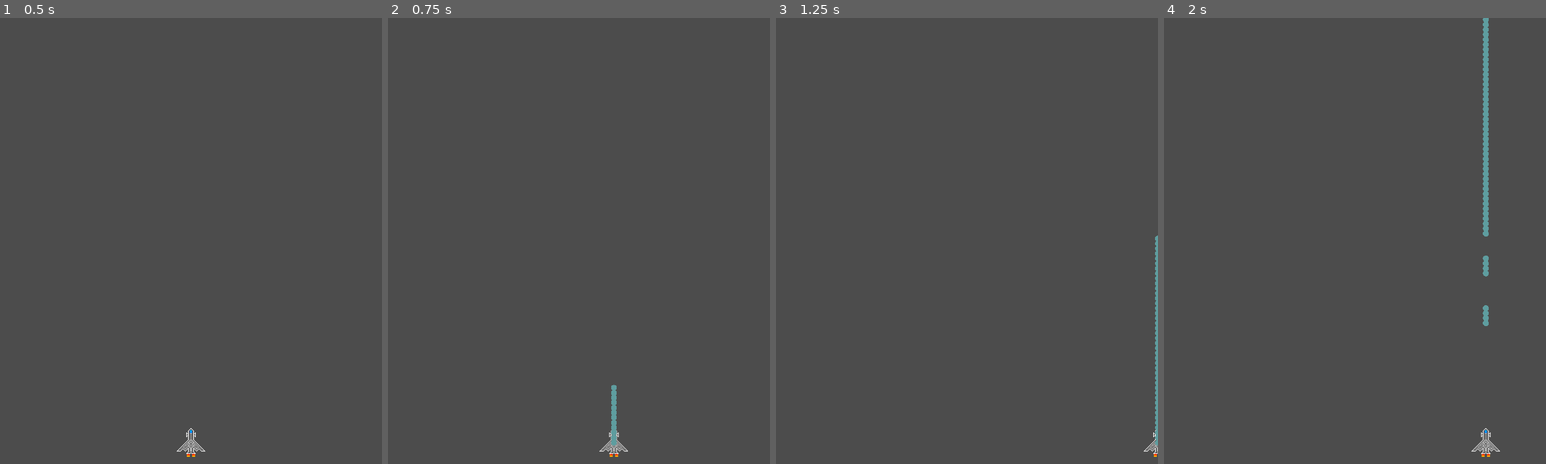
Above: before the commit, frames 1-4 (left to right).
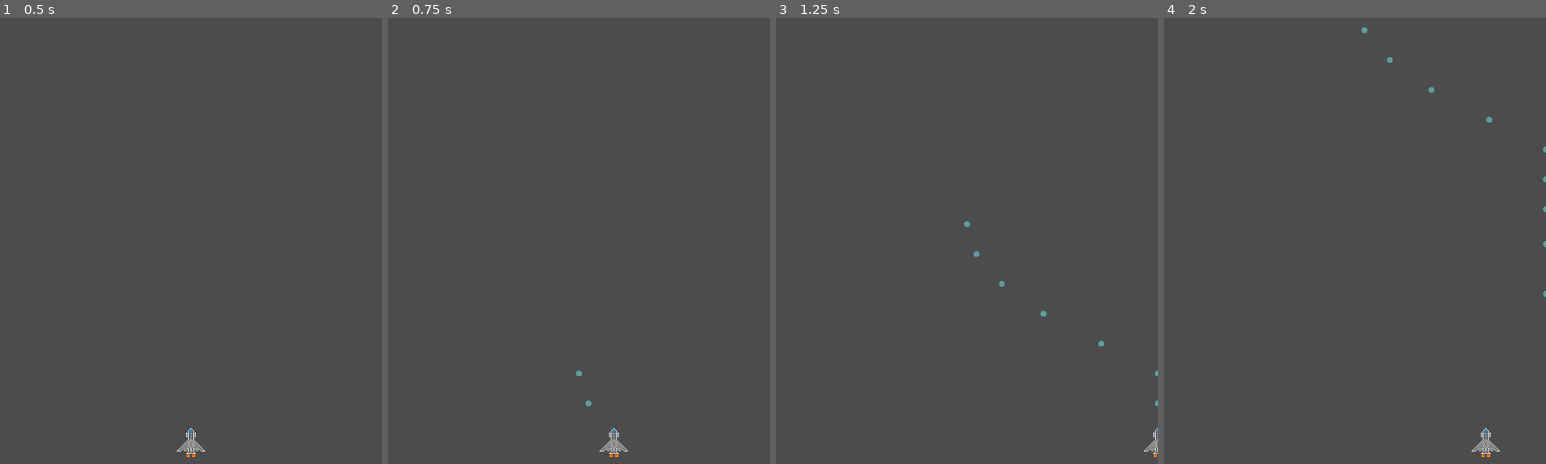
Above: after the commit, the same moments.

Repository: CAABAG/Pixel-Invaders
Game: Godot game, scene res://res/scenes/Main.tscn
Same seed, same stepped clock (60 frames per second), same inputs: the game is played once before the commit and once after it. The project has no main scene, so this scene is started directly.
Inputs (mouse positions are in pixels of both pictures, inside the frame that each line leads up to):
- Up to frame 1 (0.5 s): no input
- Up to frame 2 (0.75 s): tap Enter at 0.5 s; move the mouse to (663, 232) at 0.52 s; hold Right (ui_right) from 0.53 s (still down); hold Ctrl from 0.53 s (still down); click (663, 232) at 0.67 s
- Up to frame 3 (1.25 s): keep holding Right (ui_right); keep holding Ctrl; tap Space at 0.77 s
- Up to frame 4 (2 s): move the mouse to (1278, 281) at 1.27 s; release Right (ui_right) at 1.28 s; release Ctrl at 1.28 s; hold Left (ui_left) from 1.28 s (still down); tap Ctrl at 1.35 s; tap Space at 1.52 s

Frame 1 is identical in both runs. In frame 2, 0.2% of the frame differs, in the area x 49-60%, y 78-96%; in frame 3, 0.4%; in frame 4, 0.9%, in the area x 51-100%, y 0-70%.

Commit message:
Fix bullets' spawn location and shooting

Diff:
--- a/res/scenes/Player.tscn
+++ b/res/scenes/Player.tscn
@@ -17,6 +17,7 @@
 __meta__ = {
 "_edit_group_": true
 }
+Bullet = ExtResource( 3 )
 
 [node name="AnimatedSprite" type="AnimatedSprite" parent="."]
 frames = SubResource( 1 )
--- a/src/Player.gd
+++ b/src/Player.gd
@@ -3,6 +3,8 @@
 var screen_size
 var movement = 0
 var speed = 90
+var shot_timestamp = 0
+export (PackedScene) var Bullet
 
 enum Direction {RIGHT, LEFT}
 
@@ -47,10 +49,16 @@
 	if Input.is_key_pressed(KEY_CONTROL): should_shoot = true
 	if Input.is_mouse_button_pressed(BUTTON_LEFT): should_shoot = true
 	if (should_shoot):
-		var b = preload("res://res/scenes/Bullet.tscn").instance()
-		#owner.add_child(b)
-		add_child(b)
+		if OS.get_ticks_msec() - shot_timestamp < 100:
+			return
+
+		shot_timestamp = OS.get_ticks_msec()
+		var b = Bullet.instance()
+		b.position.x = position.x
+		var half_height = get_node("AnimatedSprite").get_sprite_frames().get_frame($AnimatedSprite.animation,0).get_size().y/2
+		b.position.y = position.y - half_height
 		b.is_player_owned = true
+		get_tree().get_root().add_child(b)
 
 func process_movement():
 	var is_right_pressed = Input.is_action_pressed("ui_right") or Input.is_key_pressed(KEY_D)
